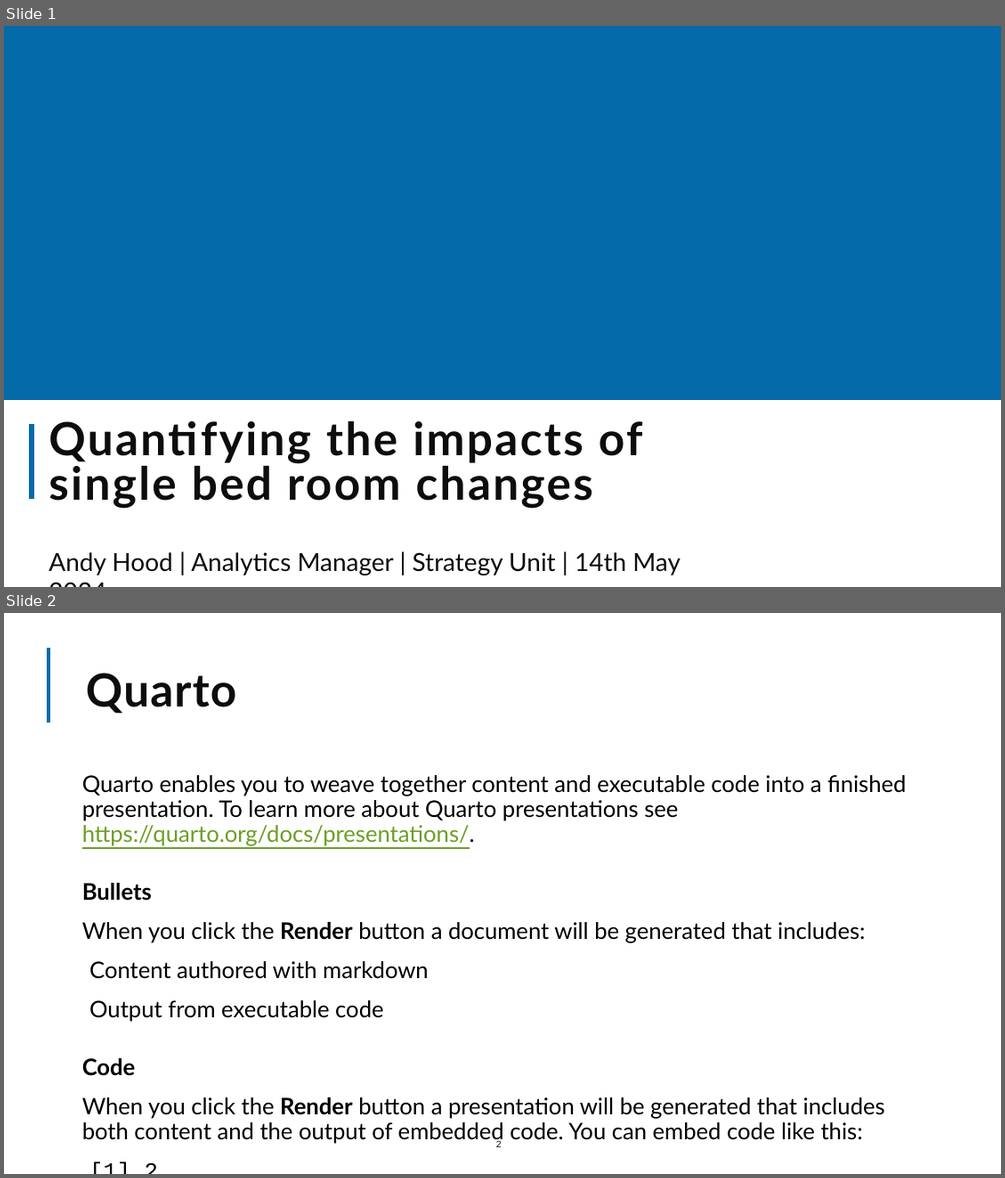
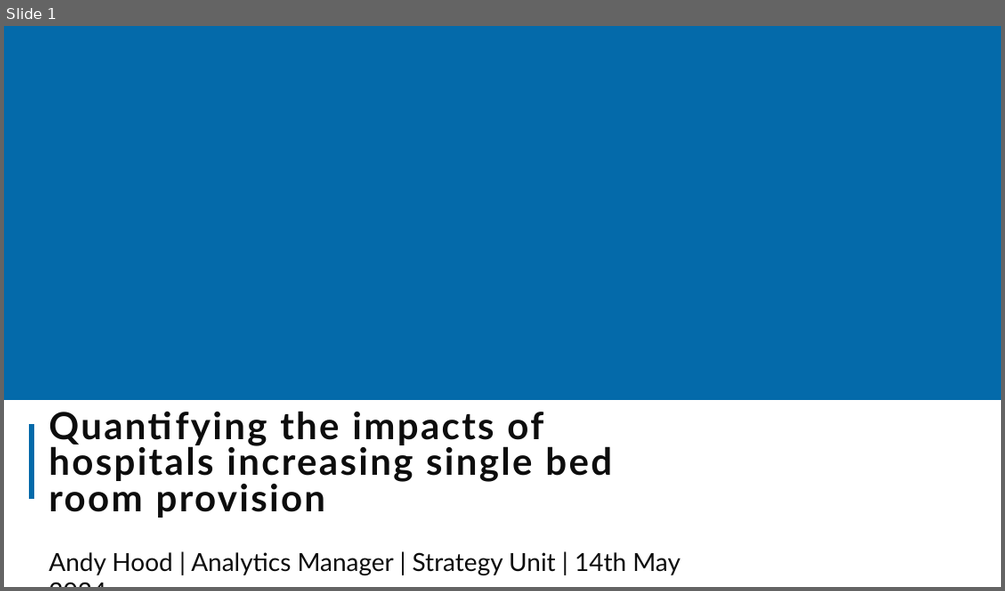
Before and after one commit to The-Strategy-Unit/nhp_sbr_impacts, a slide deck: NHP_SBR impacts_2024.pptx. Shown one above the other, each under a label of ours: slides 1 and 2 before the commit, slide 1 after it. The pictures are 1005x1178 and 1005x591 pixels, drawn with LibreOffice and Linux fonts; fonts in the diff are those of the drawing; background and template pictures are left out. Boxes give left, top, right and bottom in pixels: in the first picture for what was removed or moved away, otherwise in the second. Text is boxed around its words. In the diff, an @@ line names an element or a change of style, - is before the commit and + after.

Commit message:
Updated pptx template for use in quarto. Semi-populated quarto template and current render.

```diff
--- a/NHP_SBR impacts_2024.pptx
+++ b/NHP_SBR impacts_2024.pptx
@@ slide 2 removed at [4, 613, 1001, 1174], background picture (left out) @@
@@ rectangle removed at [807, 633, 974, 755] @@
@@ line removed from (48, 723) to (48, 648) @@
@@ title removed at [86, 673, 236, 714] @@
-Quarto
@@ text removed at [82, 775, 906, 1143] @@
-Quarto enables you to weave together content and executable code into a finished presentation. To learn more about Quarto presentations see https://quarto.org/docs/presentations/.
-Bullets
-When you click the Render button a document will be generated that includes:
-  Content authored with markdown
-  Output from executable code
-Code
-When you click the Render button a presentation will be generated that includes both content and the output of embedded code. You can embed code like this:
-[1] 2
@@ page number removed at [496, 1140, 502, 1147] @@
-2
@@ slide 1 changed as well @@
@@ title at [48, 410, 612, 517]: text changed; size 44 to 36 pt @@
-Quantifying the impacts of single bed room changes
+Quantifying the impacts of hospitals increasing single bed room provision
```
Also in this commit, not shown: 13 slides added, 2 other files.
